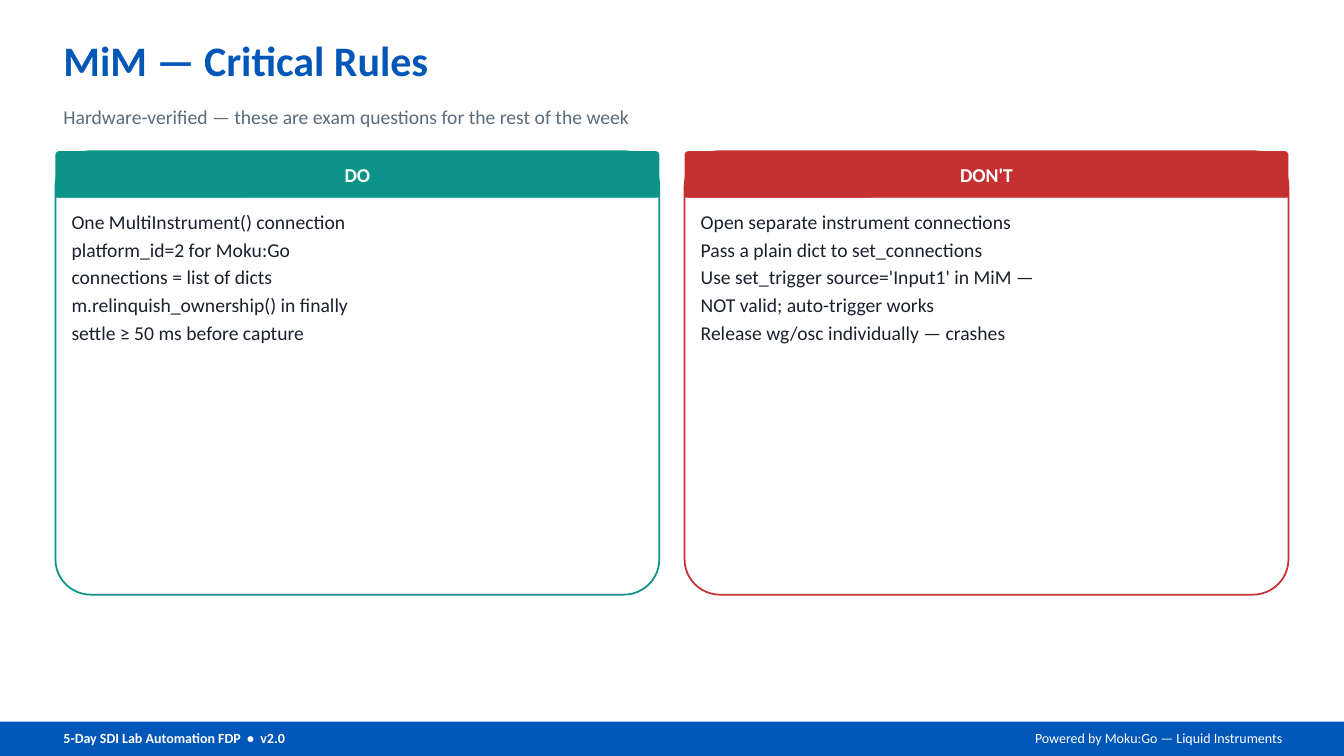
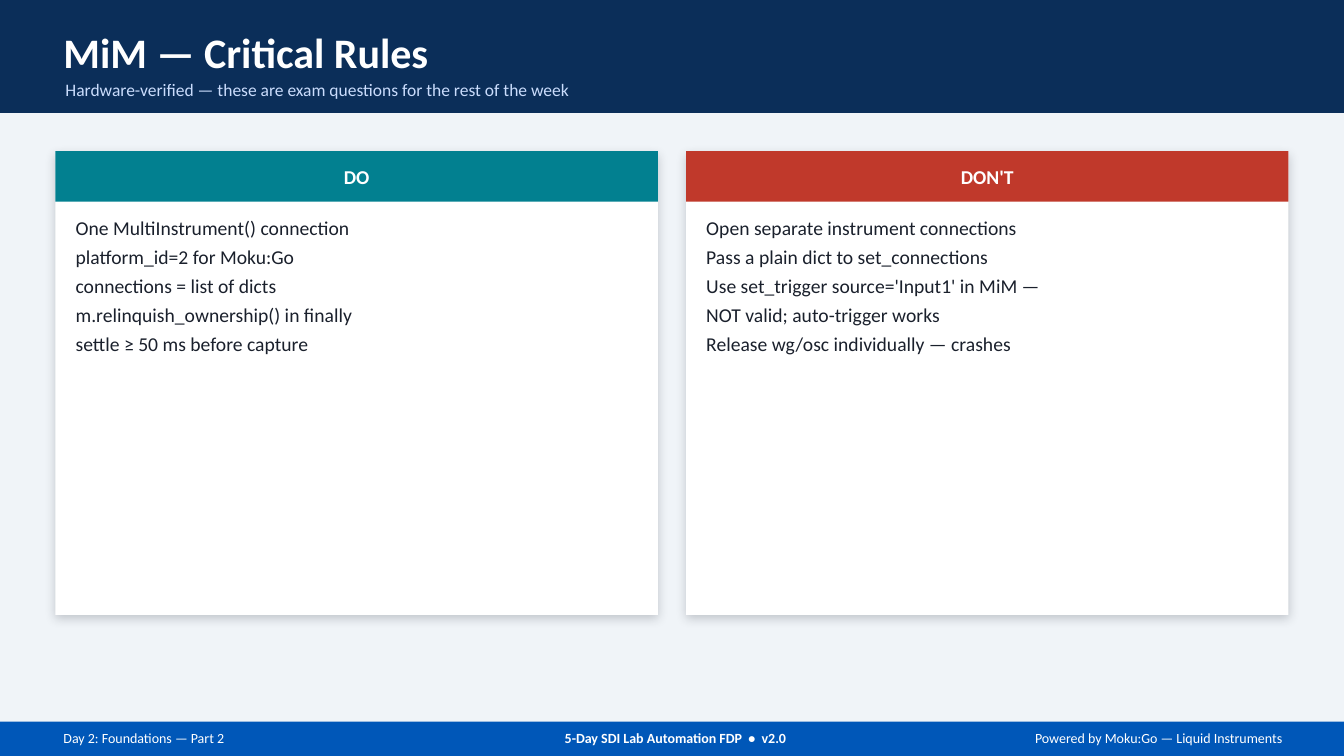
Before and after one commit to XMahaveer/sdi-fdp-workshop, a slide deck: slide 12 of v1-physical/slides/Day2_Foundations_Part2.pptx. Drawn at 1344x756 pixels with LibreOffice and Linux fonts; fonts in the diff are those of the drawing. Boxes give left, top, right and bottom in pixels: in the first picture for what was removed or moved away, otherwise in the second. Text is boxed around its words. In the diff, an @@ line names an element or a change of style, - is before the commit and + after.

```diff
--- a/v1-physical/slides/Day2_Foundations_Part2.pptx
+++ b/v1-physical/slides/Day2_Foundations_Part2.pptx
@@ rectangle added at [0, 0, 1344, 756], fill #F0F4F8 @@
@@ rectangle added at [0, 0, 1344, 113], fill #0B2E59 @@
@@ text "MiM — Critical Rules": place and size @@
-text "MiM — Critical Rules" at [63, 46, 428, 77]
+text "MiM — Critical Rules" at [63, 38, 428, 69]
@@ text "MiM — Critical Rules" at [63, 38, 428, 69]: text colour #0057B8 to #FFFFFF @@
@@ text "Hardware-verified — these are exam ...": place and size @@
-text "Hardware-verified — these are exam ..." at [63, 110, 629, 127]
+text "Hardware-verified — these are exam ..." at [65, 84, 569, 99]
@@ text "Hardware-verified — these are exam ..." at [65, 84, 569, 99]: size 14 to 12.5 pt, text colour #5A6B7B to #CADCFC @@
@@ rectangle "DO": place and size @@
-rectangle "DO" at [55, 151, 659, 198]
+rectangle "DO" at [55, 151, 658, 202]
@@ rectangle "DO" at [55, 151, 658, 202]: rounded rectangle to rectangle; fill #0D9488 to #028090 @@
@@ rounded rectangle removed at [55, 151, 659, 595] @@
@@ rectangle added at [55, 151, 658, 615], fill #FFFFFF @@
@@ rounded rectangle removed at [685, 151, 1289, 595] @@
@@ rectangle "DON'T": place and size @@
-rectangle "DON'T" at [685, 151, 1289, 198]
+rectangle "DON'T" at [687, 151, 1290, 202]
@@ rectangle "DON'T" at [687, 151, 1290, 202]: rounded rectangle to rectangle; fill #C53030 to #C0392B @@
@@ rectangle added at [687, 151, 1290, 615], fill #FFFFFF @@
@@ rectangle removed at [55, 186, 659, 198] @@
@@ rectangle removed at [685, 186, 1289, 198] @@
@@ text "One MultiInstrument() connection" at [76, 221, 352, 354]: more space between paragraphs @@
@@ text "Open separate instrument connections" at [706, 221, 1017, 355]: more space between paragraphs @@
@@ text added at [63, 733, 224, 746], 10 pt, text #FFFFFF @@
+Day 2: Foundations — Part 2
@@ text "5-Day SDI Lab Automation FDP ...": place and size @@
-text "5-Day SDI Lab Automation FDP ..." at [63, 733, 284, 746]
+text "5-Day SDI Lab Automation FDP ..." at [565, 733, 786, 746]
@@ text "5-Day SDI Lab Automation FDP ..." at [565, 733, 786, 746]: alignment left to centre @@
```
Also in this commit, not shown: 12 other slides changed, 4 other files.
